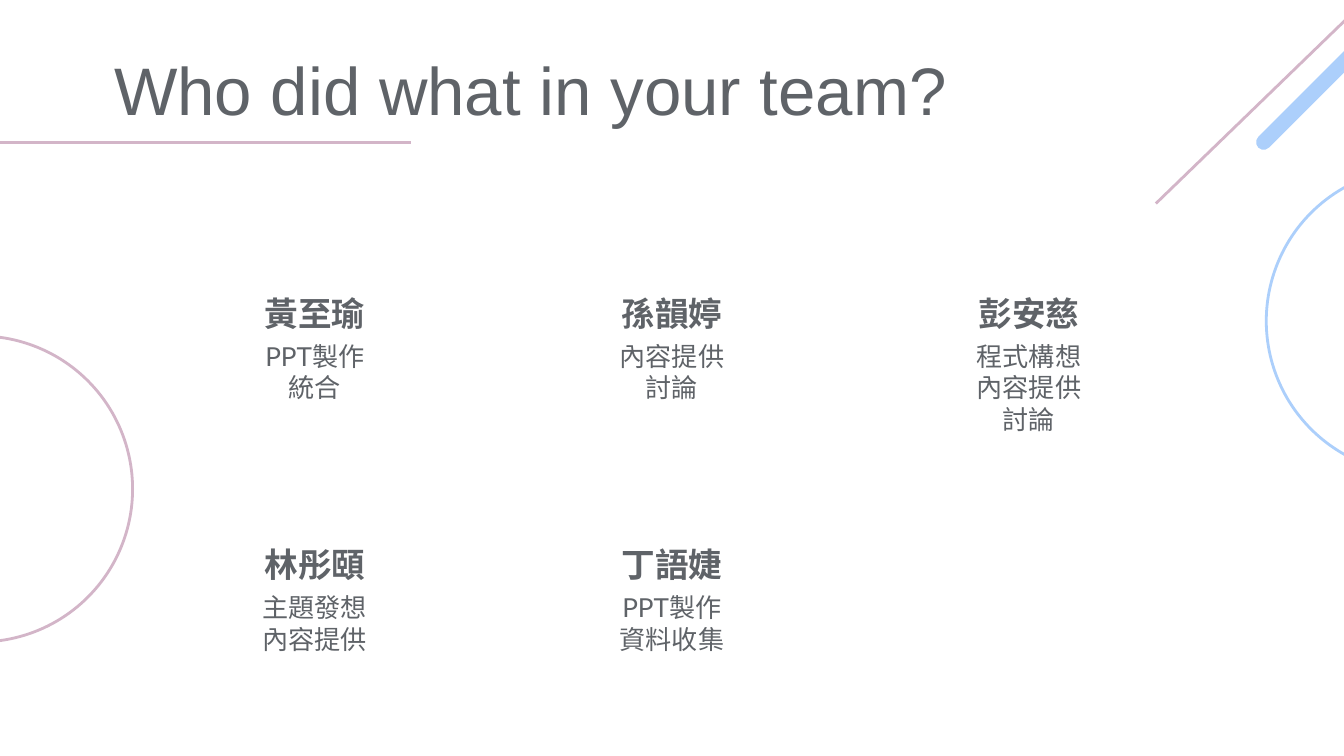
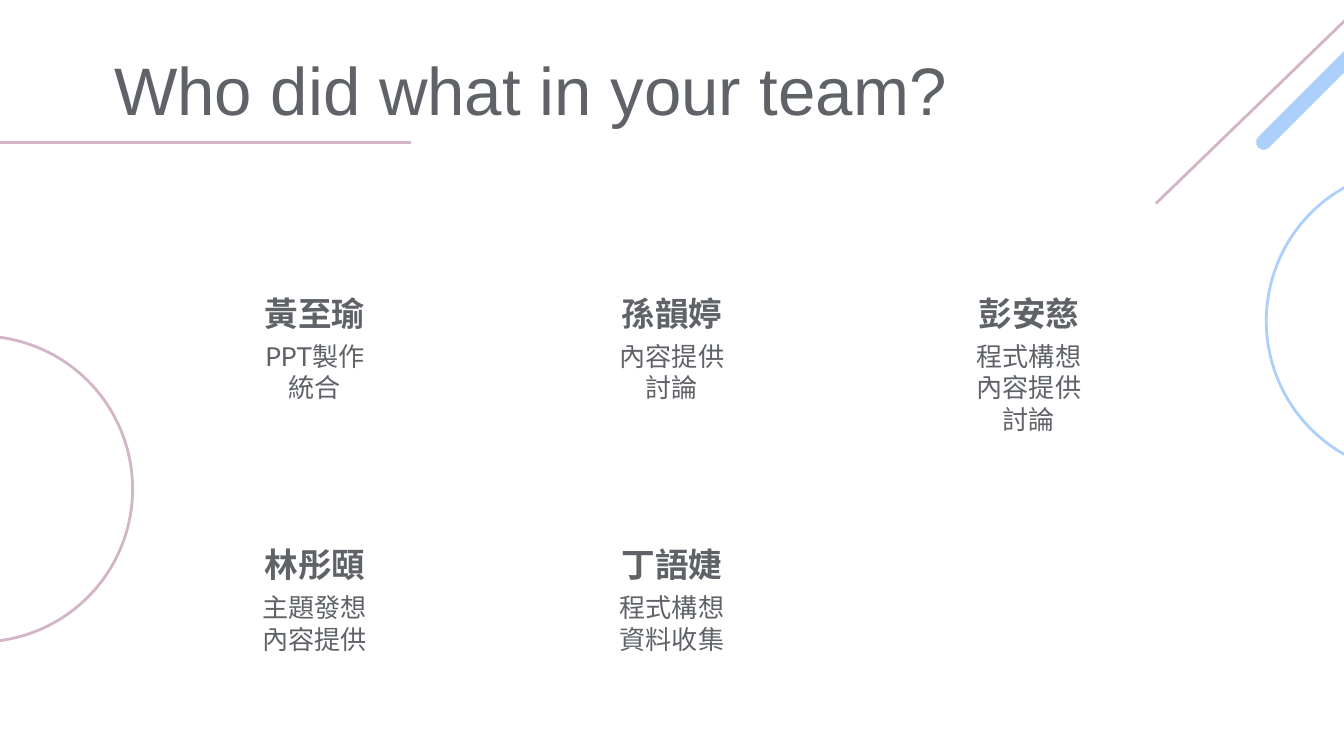
Before and after one commit to sun-wt/deadline-, a slide deck: slide 10 of Project_deadline.pptx. Drawn at 1344x756 pixels with LibreOffice and Linux fonts; fonts in the diff are those of the drawing. Boxes give left, top, right and bottom in pixels: in the first picture for what was removed or moved away, otherwise in the second. Text is boxed around its words. In the diff, an @@ line names an element or a change of style, - is before the commit and + after.

```diff
--- a/Project_deadline.pptx
+++ b/Project_deadline.pptx
@@ subtitle at [620,595,725,619]: text changed; font Lato to Noto Sans CJK SC @@
-PPT製作
+程式構想
```
Also in this commit, not shown: 3 other slides changed, 7 slides added, 1 slide removed, 1 other file.
